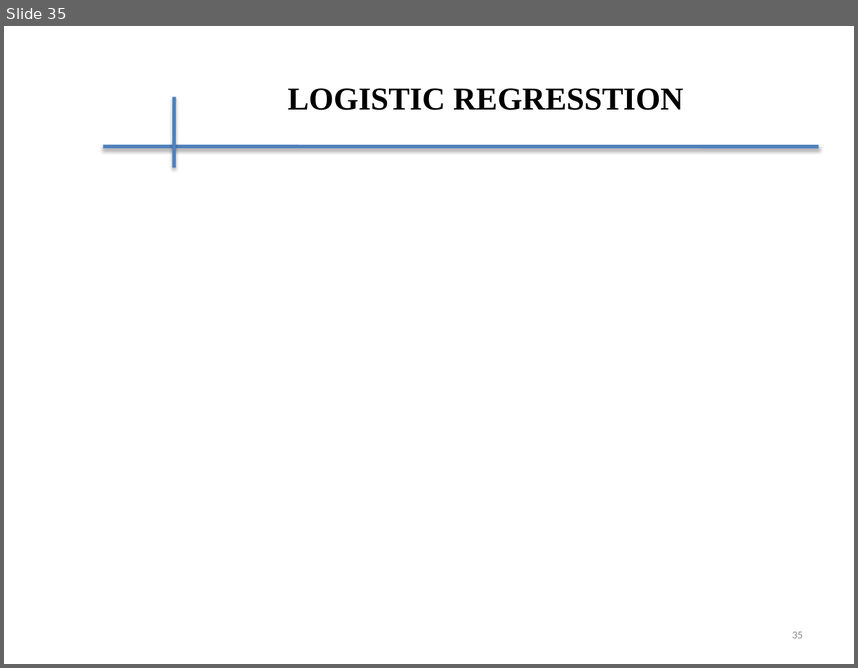
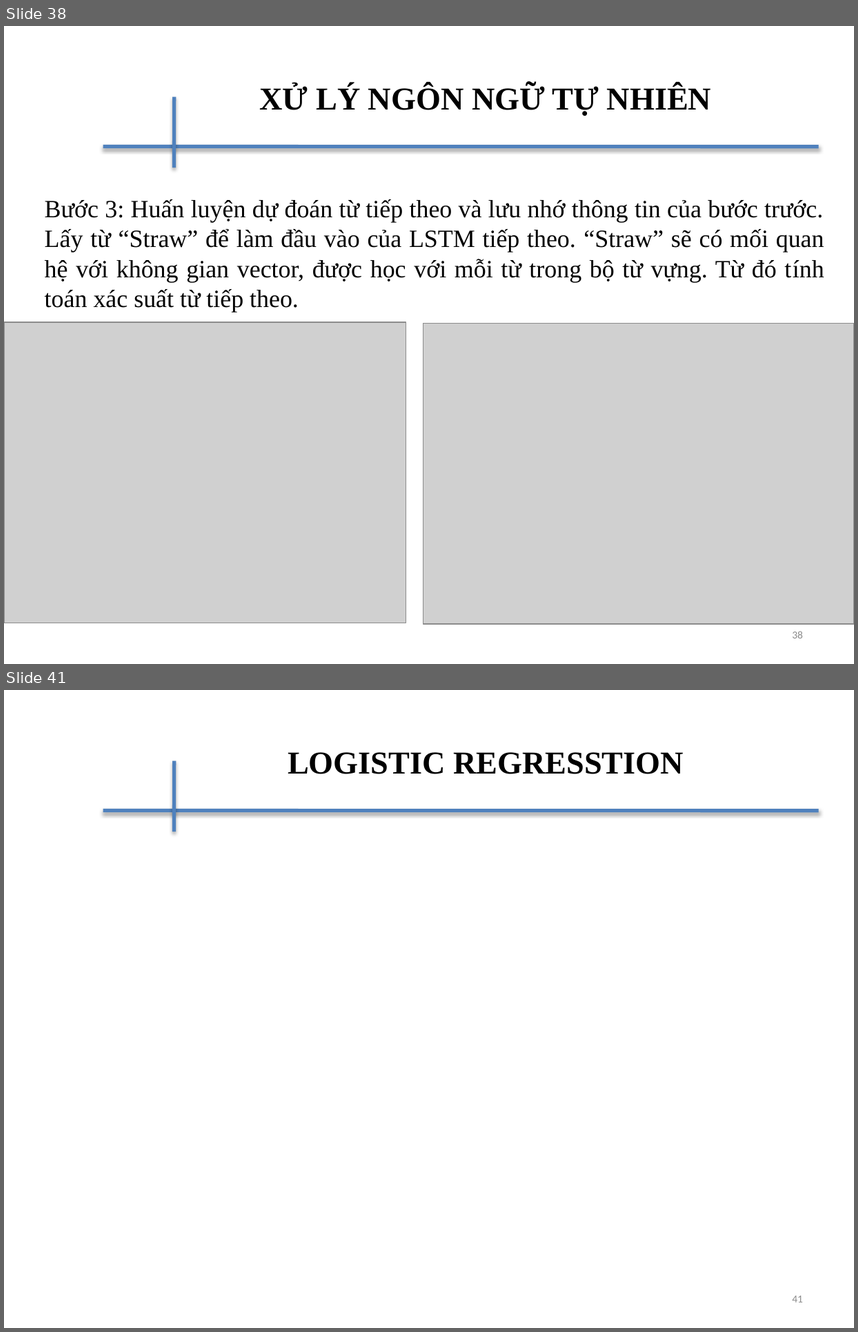
Before and after one commit to daithinh2401/Master_2019, a slide deck: Machine_Learning/ML_Mid_Slide.pptx. Shown one above the other, each under a label of ours: slide 35 before the commit, slides 38 and 41 after it; the slides between them are not shown. The pictures are 858x668 and 858x1332 pixels, drawn with LibreOffice and Linux fonts; fonts in the diff are those of the drawing; grey boxes stand for pictures; background and template pictures are left out. Boxes give left, top, right and bottom in pixels: in the first picture for what was removed or moved away, otherwise in the second. Text is boxed around its words. In the diff, an @@ line names an element or a change of style, - is before the commit and + after.

```diff
--- a/Machine_Learning/ML_Mid_Slide.pptx
+++ b/Machine_Learning/ML_Mid_Slide.pptx
@@ slide 38 added at (x1=4, y1=26, x2=854, y2=664), background #FFFFFF; not listed: 2 template elements that a slide beside it also shows @@
@@ title added at (x1=260, y1=85, x2=711, y2=116), 27 pt, text #000000, bold @@
+XỬ LÝ NGÔN NGỮ TỰ NHIÊN
@@ text added at (x1=45, y1=199, x2=824, y2=312), 21 pt, text #000000 @@
+Bước 3: Huấn luyện dự đoán từ tiếp theo và lưu nhớ thông tin của bước trước. Lấy từ “Straw” để làm đầu vào của LSTM tiếp theo. “Straw” sẽ có mối quan hệ với không gian vector, được học với mỗi từ trong bộ từ vựng. Từ đó tính toán xác suất từ tiếp theo.
@@ picture added at (x1=4, y1=322, x2=406, y2=622) @@
@@ picture added at (x1=423, y1=323, x2=854, y2=624) @@
@@ page number added at (x1=792, y1=630, x2=803, y2=638), 9 pt, text #8C8C8C @@
+38
@@ what was slide 35 is now slide 41 @@
@@ page number at (x1=792, y1=1295, x2=803, y2=1302): text changed @@
-35
+41
```
Also in this commit, not shown: 3 slides changed, 7 other slides added, 2 slides removed, 8 other files.
